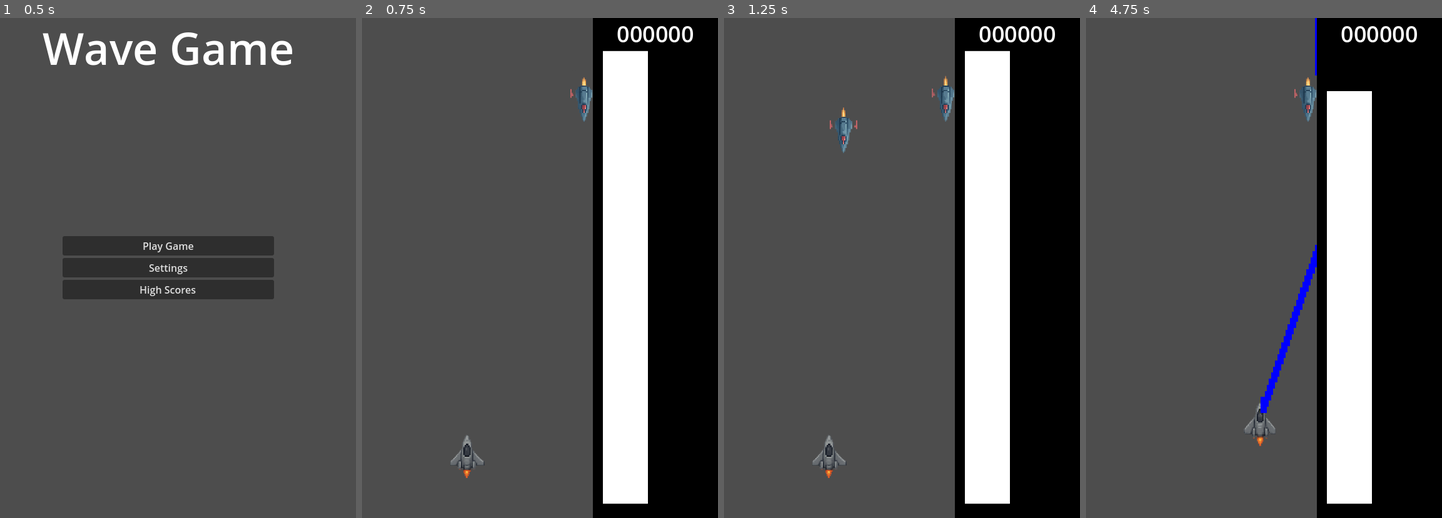
Above: before the commit, frames 1-4 (left to right).
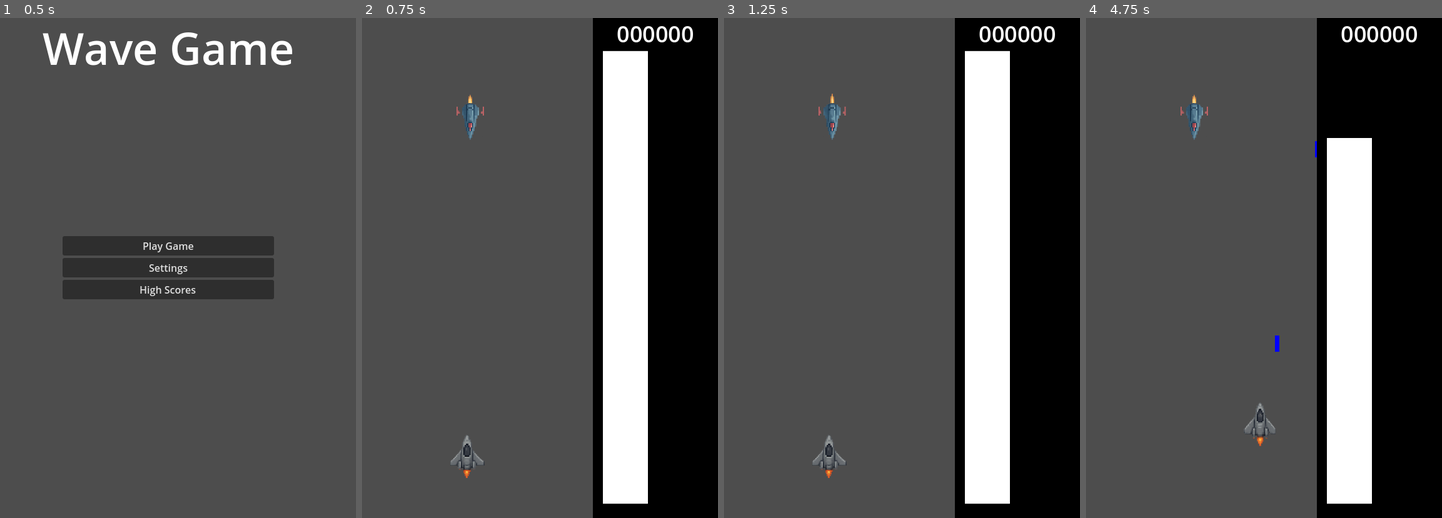
Above: after the commit, the same moments.

Repository: parkernalch/wave-jam
Game: Godot game, scene res://Scenes/Menus/menus.tscn
Same seed, same stepped clock (60 frames per second), same inputs: the game is played once before the commit and once after it. The engine's default icon, where the game draws it, is replaced by a stand-in: a white triangle on a blue panel in a dark square.
Inputs (mouse positions are in pixels of both pictures, inside the frame that each line leads up to):
- Up to frame 1 (0.5 s): no input
- Up to frame 2 (0.75 s): click "Play Game" at 0.5 s
- Up to frame 3 (1.25 s): no input
- Up to frame 4 (4.75 s): move the mouse to (1335, 243) at 1.27 s; hold D (right) 1.28-2.03 s; hold Right mouse button (shoot) 1.28-2.03 s; move the mouse to (1178, 293) at 2.02 s; hold S (down) 2.03-2.78 s; tap Shift (boost) at 2.1 s; right-click (1178, 293) at 2.3 s; move the mouse to (1292, 158) at 2.77 s; hold D (right) 2.78-3.53 s; hold Right mouse button (shoot) 2.78-3.53 s; click (1292, 158) at 2.85 s; move the mouse to (1235, 368) at 3.52 s; hold W (up) 3.53-4.28 s; right-click (1235, 368) at 3.6 s; move the mouse to (1367, 343) at 4.27 s; hold A (left) from 4.28 s (still down); hold Right mouse button (shoot) from 4.28 s (still down)

Frame 1 is identical in both runs. In frame 2, 0.5% of the frame differs, in the area x 26-65%, y 11-25%; in frame 3, 0.7%; in frame 4, 2.5%, in the area x 26-81%, y 0-79%.

Commit message:
fixed collision with new enemy

Diff:
--- a/Entities/Bullet/Bullet.tscn
+++ b/Entities/Bullet/Bullet.tscn
@@ -28,6 +28,7 @@
 collision_layer = 2
 collision_mask = 4
 script = ExtResource("1_084bd")
+bullet_speed = 800
 
 [node name="AnimatedSprite2D" type="AnimatedSprite2D" parent="."]
 material = SubResource("ShaderMaterial_2bdyw")
--- a/Entities/Enemy/Enemy.gd
+++ b/Entities/Enemy/Enemy.gd
@@ -10,7 +10,6 @@
 
 func on_hit(wave_form) -> void:
 	signal_bus.enemy_hit.emit()
-	print("Bullet hit! ", wave_form["name"])
 
 func get_aabb() -> Rect2:
 	# If using a CollisionShape2D with RectangleShape2D
--- a/Entities/Enemy/Enemy.tscn
+++ b/Entities/Enemy/Enemy.tscn
@@ -47,21 +47,22 @@
 }]
 
 [sub_resource type="RectangleShape2D" id="RectangleShape2D_bkf3j"]
-size = Vector2(17, 60.000004)
+size = Vector2(14.666668, 20.333334)
 
 [node name="Enemy" type="CharacterBody2D"]
+z_index = 99
 script = ExtResource("1_jd44d")
 
 [node name="AnimatedSprite2D" type="AnimatedSprite2D" parent="."]
-position = Vector2(0, -161)
 rotation = -3.1415925
+scale = Vector2(0.3, 0.3)
 sprite_frames = SubResource("SpriteFrames_xhe1s")
 animation = &"idle"
 autoplay = "idle"
 frame_progress = 0.65647364
 
 [node name="CollisionShape2D" type="CollisionShape2D" parent="."]
-position = Vector2(1.5000134, -109)
+position = Vector2(-2.2737368e-13, 20)
 rotation = -3.1415925
 scale = Vector2(3, 3)
 shape = SubResource("RectangleShape2D_bkf3j")
--- a/Entities/Player/Player.gd
+++ b/Entities/Player/Player.gd
@@ -2,14 +2,14 @@
 
 @onready var Bullet = preload("res://Entities/Bullet/Bullet.tscn")
 @onready var bullet_spawn: Node2D = $BulletSpawn
-@export var bullet_speed = 600;
+@export var bullet_speed = 1000;
 @export var speed = 300
 @export var boost_multiplier = 2.0
 
 var max_amplitude = 100.0
 var amplitude = 100.0
 var shoot_cooldown_timer
-var shoot_cooldown = 0.00001
+var shoot_cooldown = 0.3
 var can_shoot = true
 var form_index = 0
 var FORMS = CONSTANTS.DEFAULT_WAVE_FORMS
--- a/Scenes/Game/game.tscn
+++ b/Scenes/Game/game.tscn
@@ -140,9 +140,12 @@
 offset_bottom = 1087.0
 scale = Vector2(1.2400012, 1)
 
+[node name="Enemy" parent="." instance=ExtResource("3_qikps")]
+position = Vector2(204.00002, 147)
+
 [node name="Enemy2" parent="." instance=ExtResource("3_qikps")]
+visible = false
 position = Vector2(441, 115.000015)
-scale = Vector2(0.3, 0.2972163)
 
 [node name="AnimationPlayer" type="AnimationPlayer" parent="Enemy2"]
 libraries = {
@@ -151,8 +154,8 @@
 autoplay = "move"
 
 [node name="Enemy3" parent="." instance=ExtResource("3_qikps")]
+visible = false
 position = Vector2(427, 145)
-scale = Vector2(0.3, 0.3)
 
 [node name="AnimationPlayer" type="AnimationPlayer" parent="Enemy3"]
 libraries = {
